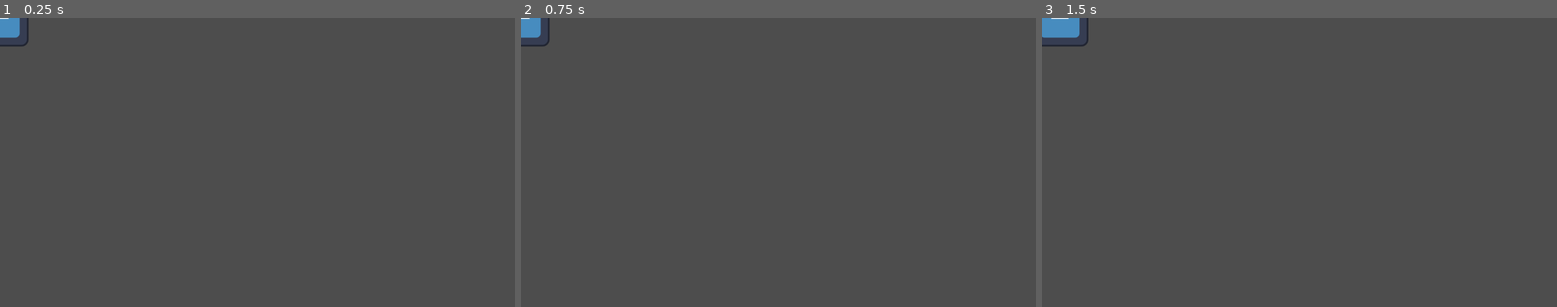
Above: before the commit, frames 1-3 (left to right).
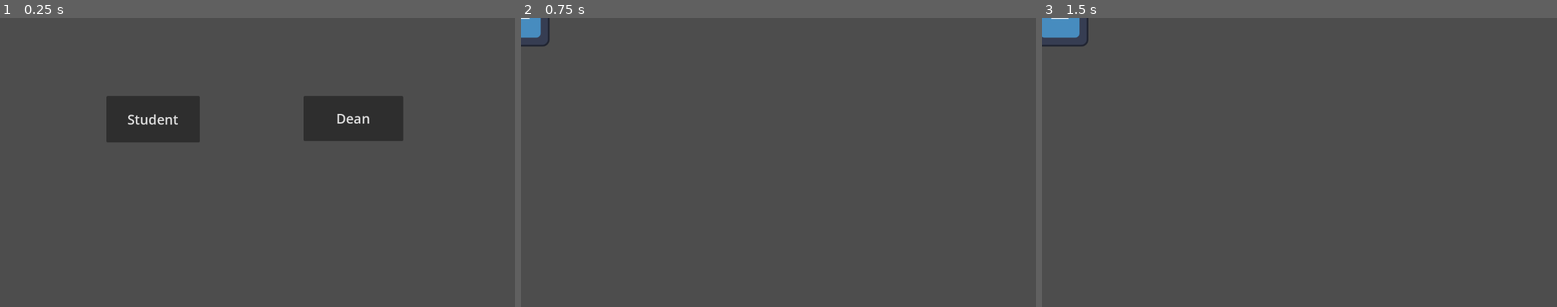
Above: after the commit, the same moments.

Repository: Deans-Paranoia/Deans-Paranoia
Game: Godot game, scene res://scenes/start_menu.tscn
Same seed, same stepped clock (60 frames per second), same inputs: the game is played once before the commit and once after it. Before the commit the project starts from res://scenes/player.tscn. The engine's default icon, where the game draws it, is replaced by a stand-in: a white triangle on a blue panel in a dark square.
Inputs (mouse positions are in pixels of both pictures, inside the frame that each line leads up to):
- Up to frame 1 (0.25 s): no input
- Up to frame 2 (0.75 s): click (675, 119) at 0.5 s, where only the run after the commit has a clickable "Student"
- Up to frame 3 (1.5 s): tap Enter at 1.25 s; hold D (right) from 1.28 s (still down)

The runs differ from the first frame. In frame 1, 6.2% of the frame differs, in the area x 0-79%, y 0-43%; in frame 2, nothing differs; in frame 3, nothing differs.

Commit message:
set start_menu as a main scene

Diff:
--- a/project.godot
+++ b/project.godot
@@ -11,7 +11,7 @@
 [application]
 
 config/name="Dean's Paranoia"
-run/main_scene="res://scenes/player.tscn"
+run/main_scene="res://scenes/start_menu.tscn"
 config/features=PackedStringArray("4.1", "Forward Plus")
 config/icon="res://assets/icon.svg"
 
